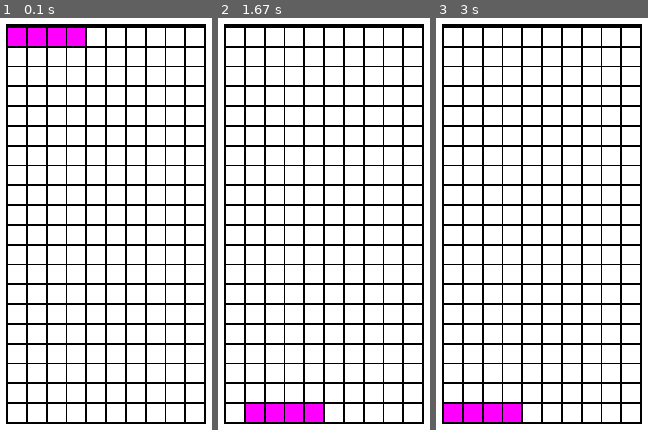
Above: before the commit, frames 1-3 (left to right).
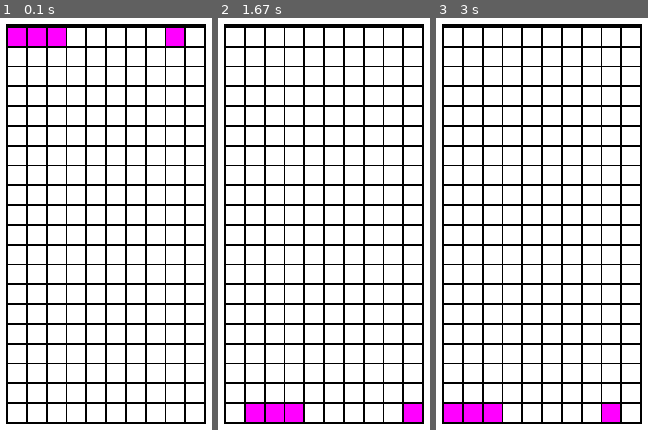
Above: after the commit, the same moments.

Repository: IM-THE-GRASS/pygame-tetris-remake
Game: pygame game, started from main.py
The game is run twice, just before and just after one commit, with the same random seed, the same clock (stepped at 60 frames per second) and the same inputs.
Inputs (mouse positions are in pixels of both pictures, inside the frame that each line leads up to):
- Up to frame 1 (0.1 s): no input
- Up to frame 2 (1.67 s): press the mouse at (309, 252) at 0.37 s; move the mouse to (379, 228) at 0.47 s; release the mouse at (outside the picture) at 0.6 s; hold Right 0.67-1.13 s; tap Space at 0.73, 1.03 s
- Up to frame 3 (3 s): hold Left 1.67-2.2 s; tap Space at 1.73, 2.03 s

The runs differ from the first frame. In frame 1, 0.7% of the frame differs, in the area x 31-87%, y 2-7%; in frame 2, 0.7%; in frame 3, 0.7%.

Commit message:
Update main.py

Diff:
--- a/main.py
+++ b/main.py
@@ -17,7 +17,7 @@
 window_height = 600
 
 center = (window_width/2,window_height/2)
-I = ((0,0),(1,0),(2,0),(3,0))
+I = ((0,0),(2,0),(1,0),(8,0))
 class peice:
     def __init__(self,shape, position) -> None:
         self.pos = position
@@ -53,6 +53,11 @@
             position["state"] = 1
             self.current[square] = 1
             self.last_valid_pos = self.pos
+def rotate_r(peice):
+    peice.shape = ((0,0))
+    print("hi")
+def rotate_l(peice):
+    print("hi")
 
 
 
@@ -76,6 +81,11 @@
     for event in pygame.event.get():
         if event.type == pygame.QUIT:
             running = False
+        if event.type == pygame.MOUSEBUTTONUP:
+            if event.button == pygame .BUTTON_RIGHT:
+                rotate_r(peices)
+            if event.button == pygame.BUTTON_LEFT:
+                rotate_l(peices)
         if event.type == pygame.KEYDOWN:
             if event.key == pygame.K_RIGHT:
                 peices.pos = (peices.pos[0] + 1, peices.pos[1])
